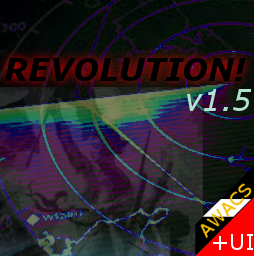
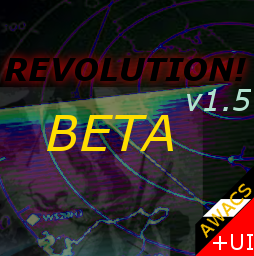
Revision of a layered w=254, h=256 image; what changed, layer by layer:
added layer "BETA" above "REVOLUTION!" over (47, 115, 173, 151)